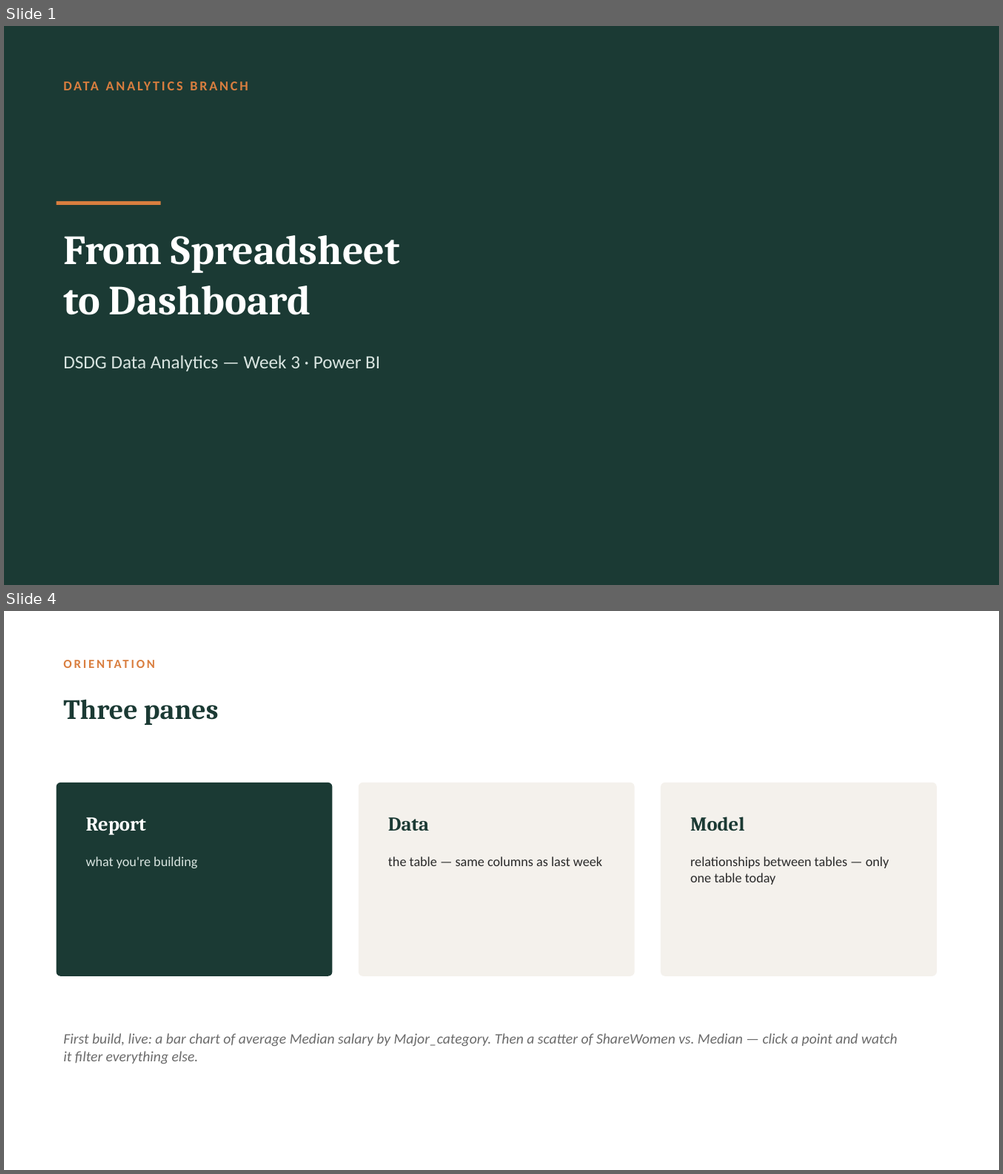
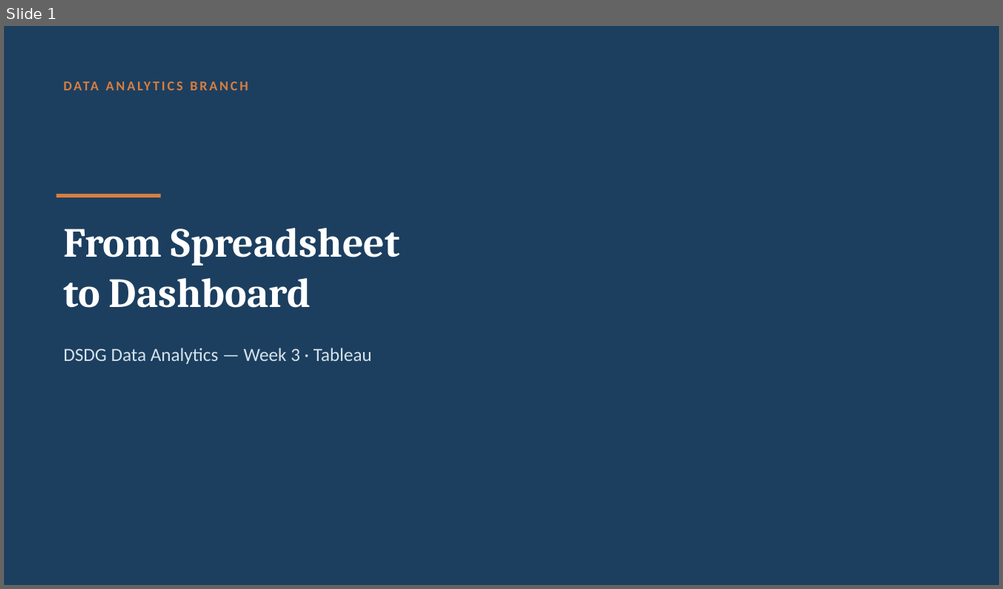
Before and after one commit to Zahi-Rahman/DSDG-Data-Analytics-Branch, a slide deck: week-03-tableau/slides/week-03-slides.pptx. Shown one above the other, each under a label of ours: slides 1 and 4 before the commit, slide 1 after it; the slides between them are not shown. The pictures are 1003x1174 and 1003x589 pixels, drawn with LibreOffice and Linux fonts; fonts in the diff are those of the drawing. Boxes give left, top, right and bottom in pixels: in the first picture for what was removed or moved away, otherwise in the second. Text is boxed around its words. In the diff, an @@ line names an element or a change of style, - is before the commit and + after.

Commit message:
Migrate Week 3 from Power BI to Tableau, add dashboard design section and cheat sheet

```diff
--- a/week-03-tableau/slides/week-03-slides.pptx
+++ b/week-03-tableau/slides/week-03-slides.pptx
@@ slide 4 removed at (4, 611, 999, 1170), background #FFFFFF @@
@@ text removed at (57, 648, 802, 678) @@
-ORIENTATION
@@ text removed at (63, 699, 219, 725) @@
-Three panes
@@ rounded rectangle removed at (57, 783, 333, 977) @@
@@ rounded rectangle removed at (358, 783, 634, 977) @@
@@ rounded rectangle removed at (660, 783, 936, 977) @@
@@ text removed at (86, 817, 146, 835) @@
-Report
@@ text removed at (388, 817, 429, 831) @@
-Data
@@ text removed at (690, 817, 744, 831) @@
-Model
@@ text removed at (86, 857, 197, 869) @@
-what you're building
@@ text removed at (388, 857, 602, 866) @@
-the table — same columns as last week
@@ text removed at (690, 857, 888, 885) @@
-relationships between tables — only one table today
@@ text removed at (63, 1034, 897, 1065) @@
-First build, live: a bar chart of average Median salary by Major_category. Then a scatter of ShareWomen vs. Median — click a point and watch it filter everything else.
@@ slide 1 changed as well @@
@@ background #1B3A34 to #1C3F60 @@
@@ rectangle: place and size @@
-rectangle at (57, 201, 161, 205)
+rectangle at (57, 194, 161, 198)
@@ text "From Spreadsheet": place and size @@
-text "From Spreadsheet" at (63, 235, 400, 315)
+text "From Spreadsheet" at (63, 228, 400, 308)
@@ text at (63, 348, 372, 361): text changed; text colour #D8E4E0 to #D6E2EA @@
-DSDG Data Analytics — Week 3 · Power BI
+DSDG Data Analytics — Week 3 · Tableau
```
Also in this commit, not shown: 7 slides added, 5 other slides removed, 4 other files.
